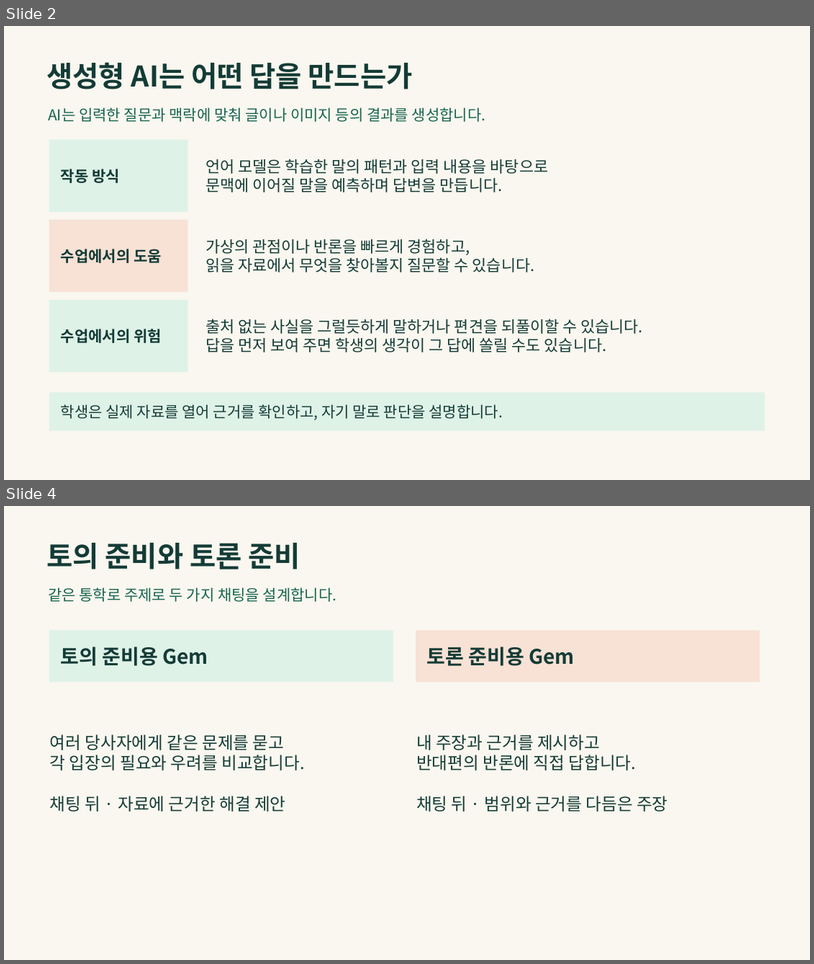
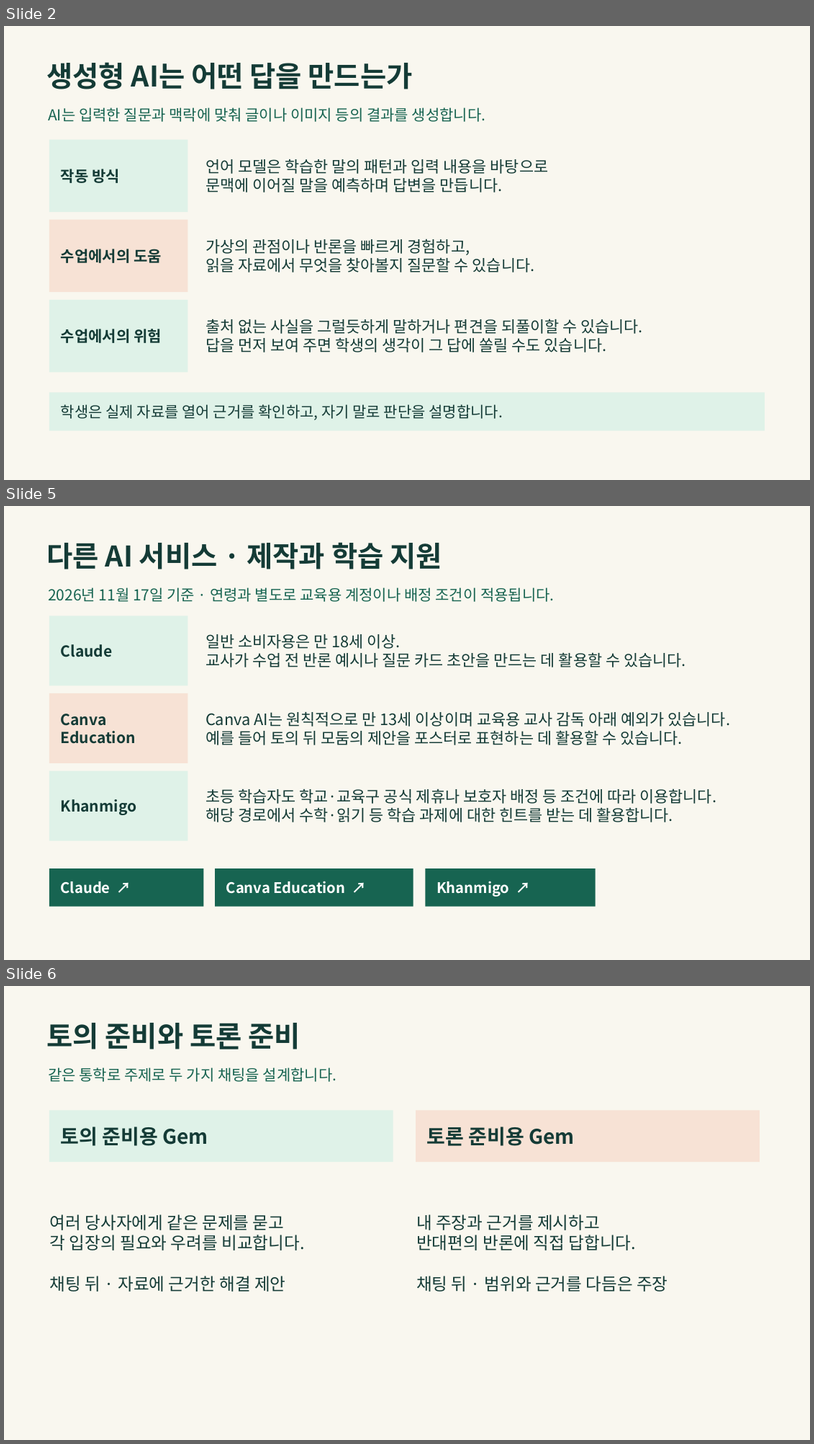
Before and after one commit to LUCKYBRIDGE/gemini-discussion, a slide deck: output/gemini-discussion.pptx. Shown one above the other, each under a label of ours: slides 2 and 4 before the commit, slides 2, 5 and 6 after it; the slides between them are not shown. The pictures are 814x964 and 814x1444 pixels, drawn with LibreOffice and Linux fonts; fonts in the diff are those of the drawing. Boxes give left, top, right and bottom in pixels: in the first picture for what was removed or moved away, otherwise in the second. Text is boxed around its words. In the diff, an @@ line names an element or a change of style, - is before the commit and + after.

```diff
--- a/output/gemini-discussion.pptx
+++ b/output/gemini-discussion.pptx
@@ slide 5 added at box(4, 506, 810, 960), background #F9F7EF @@
@@ text added at box(46, 542, 442, 569), 33.8 pt, text #143B36, bold @@
+다른 AI 서비스 · 제작과 학습 지원
@@ text added at box(48, 587, 554, 602), 18 pt, text #176451 @@
+2026년 11월 17일 기준 · 연령과 별도로 교육용 계정이나 배정 조건이 적용됩니다.
@@ rectangle added at box(49, 615, 188, 686), fill #DFF2E8, 18 pt, text #143B36, bold @@
+Claude
@@ text added at box(206, 634, 686, 667), 18.8 pt, text #143B36 @@
+일반 소비자용은 만 18세 이상.
+교사가 수업 전 반론 예시나 질문 카드 초안을 만드는 데 활용할 수 있습니다.
@@ rectangle added at box(49, 693, 188, 763), fill #F7E2D5, 18 pt, text #143B36, bold @@
+Canva Education
@@ text added at box(206, 712, 730, 745), 18.8 pt, text #143B36 @@
+Canva AI는 원칙적으로 만 13세 이상이며 교육용 교사 감독 아래 예외가 있습니다.
+예를 들어 토의 뒤 모둠의 제안을 포스터로 표현하는 데 활용할 수 있습니다.
@@ rectangle added at box(49, 771, 188, 841), fill #DFF2E8, 18 pt, text #143B36, bold @@
+Khanmigo
@@ text added at box(206, 788, 718, 822), 18.8 pt, text #143B36 @@
+초등 학습자도 학교·교육구 공식 제휴나 보호자 배정 등 조건에 따라 이용합니다.
+해당 경로에서 수학·읽기 등 학습 과제에 대한 힌트를 받는 데 활용합니다.
@@ rectangle added at box(49, 868, 203, 906), fill #176451, 17.2 pt, text #FFFFFF, bold @@
+Claude ↗
@@ rectangle added at box(215, 868, 414, 906), fill #176451, 17.2 pt, text #FFFFFF, bold @@
+Canva Education ↗
@@ rectangle added at box(426, 868, 596, 906), fill #176451, 17.2 pt, text #FFFFFF, bold @@
+Khanmigo ↗
@@ what was slide 4 is now slide 6 @@
```
Also in this commit, not shown: 2 other slides added, 1 slide removed, 1 other file.
